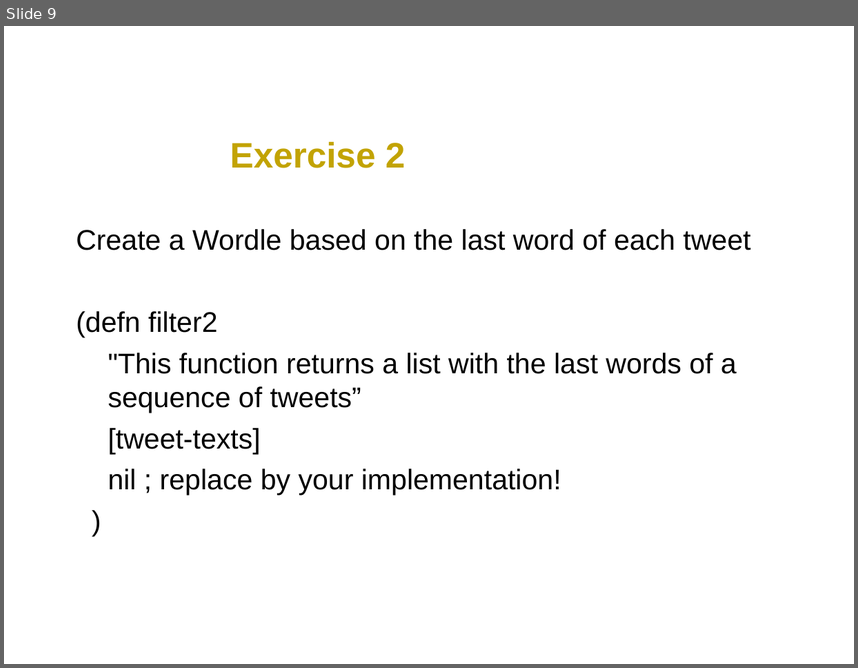
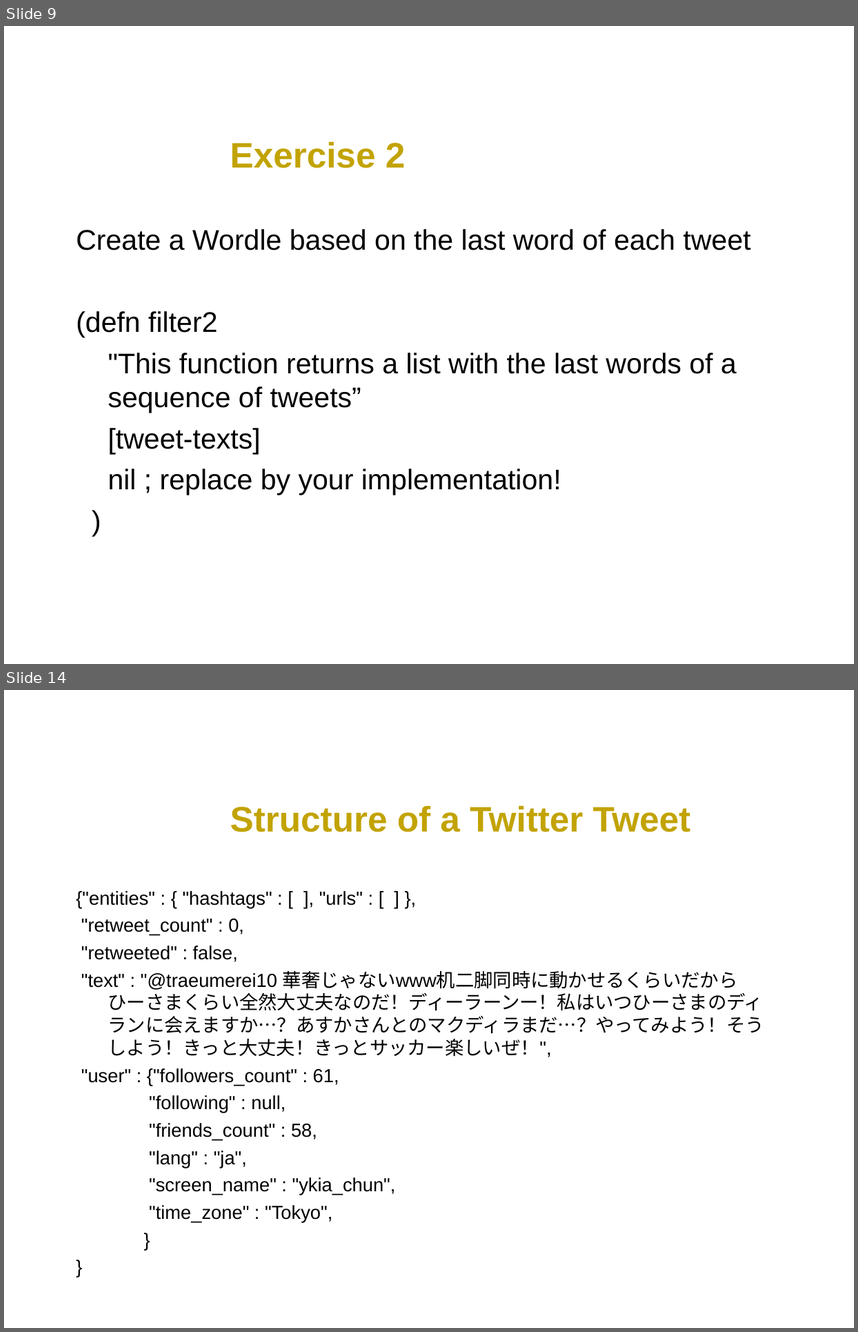
Before and after one commit to svdberg/ClojureJFall2011, a slide deck: ClojureWorkshop.ppt. Shown one above the other, each under a label of ours: slide 9 before the commit, slides 9 and 14 after it; the slides between them are not shown. The pictures are 858x668 and 858x1332 pixels, drawn with LibreOffice and Linux fonts; fonts in the diff are those of the drawing; background and template pictures are left out. Boxes give left, top, right and bottom in pixels: in the first picture for what was removed or moved away, otherwise in the second. Text is boxed around its words. In the diff, an @@ line names an element or a change of style, - is before the commit and + after.

```diff
--- a/ClojureWorkshop.ppt
+++ b/ClojureWorkshop.ppt
@@ slide 14 added at (x1=4, y1=690, x2=854, y2=1328), background #FFFFFF @@
@@ title added at (x1=230, y1=805, x2=691, y2=832), 30 pt, text #C2A303, bold @@
+Structure of a Twitter Tweet
@@ text added at (x1=76, y1=891, x2=764, y2=1223), 16 pt, text #000000 @@
+{"entities" : { "hashtags" : [ ], "urls" : [ ] },
+"retweet_count" : 0,
+"retweeted" : false,
+"text" : "@traeumerei10 華奢じゃないwww机二脚同時に動かせるくらいだからひーさまくらい全然大丈夫なのだ！ディーラーンー！私はいつひーさまのディランに会えますか…？あすかさんとのマクディラまだ…？やってみよう！そうしよう！きっと大丈夫！きっとサッカー楽しいぜ！",
+"user" : {"followers_count" : 61,
+"following" : null,
+"friends_count" : 58,
+"lang" : "ja",
+"screen_name" : "ykia_chun",
+"time_zone" : "Tokyo",
+}
+}
```
Also in this commit, not shown: 1 slide changed, 9 other slides added, 2 slides removed, 2 other files.
